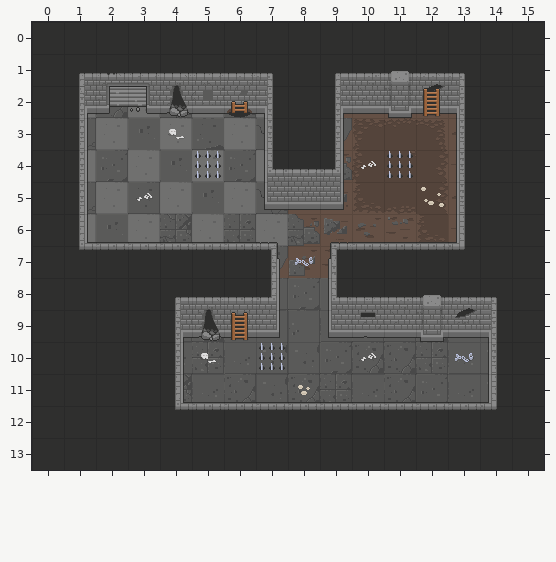
Tiled map: Torchase/Resources/Maptest/gamemap.tmx. The picture above is the old version.
Cells are 32x32 px. Shown: x 0..15, y 0..13.
Now the later version:
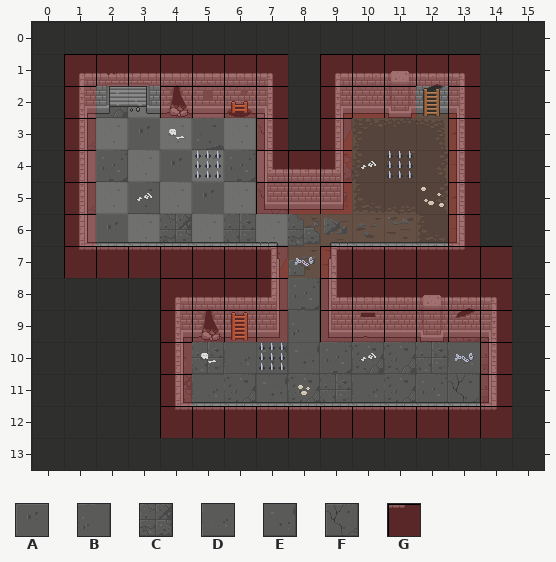
Key: from "GamemapObject": A 90, B 91, C 92, D 106, E 107, F 248; from "meta_tiles": G 0.
_ is an empty cell.
Tiles of an added or newly shown layer are drawn over the layers below it.
See-through tiles are keyed as they look on the map.
Changes in this commit:
{"where": "layer \"Floor\""}
{"y":9,"x":13,"old":"AB","new":"CC"}
{"y":10,"x":14,"old":"E","new":"C"}
{"y":11,"x":13,"old":"DE","new":"FC"}
{"where": "layer \"meta\" (added)"}
{"y":1,"x":1,"old":"_______","new":"GGGGGGG"}
{"y":1,"x":9,"old":"_____","new":"GGGGG"}
{"y":2,"x":1,"old":"_","new":"G"}
{"y":2,"x":4,"old":"____","new":"GGGG"}
{"y":2,"x":9,"old":"___","new":"GGG"}
{"y":2,"x":13,"old":"_","new":"G"}
{"y":3,"x":1,"old":"_","new":"G"}
{"y":3,"x":7,"old":"_","new":"G"}
{"y":3,"x":9,"old":"_","new":"G"}
{"y":3,"x":13,"old":"_","new":"G"}
{"y":4,"x":1,"old":"_","new":"G"}
{"y":4,"x":7,"old":"___","new":"GGG"}
{"y":4,"x":13,"old":"_","new":"G"}
{"y":5,"x":1,"old":"_","new":"G"}
{"y":5,"x":7,"old":"___","new":"GGG"}
{"y":5,"x":13,"old":"_","new":"G"}
{"y":6,"x":1,"old":"_","new":"G"}
{"y":6,"x":13,"old":"_","new":"G"}
{"y":7,"x":1,"old":"_______","new":"GGGGGGG"}
{"y":7,"x":9,"old":"______","new":"GGGGGG"}
{"y":8,"x":4,"old":"____","new":"GGGG"}
{"y":8,"x":9,"old":"______","new":"GGGGGG"}
{"y":9,"x":4,"old":"____","new":"GGGG"}
{"y":9,"x":9,"old":"______","new":"GGGGGG"}
{"y":10,"x":4,"old":"_","new":"G"}
{"y":10,"x":14,"old":"_","new":"G"}
{"y":11,"x":4,"old":"_","new":"G"}
{"y":11,"x":14,"old":"_","new":"G"}
{"y":12,"x":4,"old":"___________","new":"GGGGGGGGGGG"}
